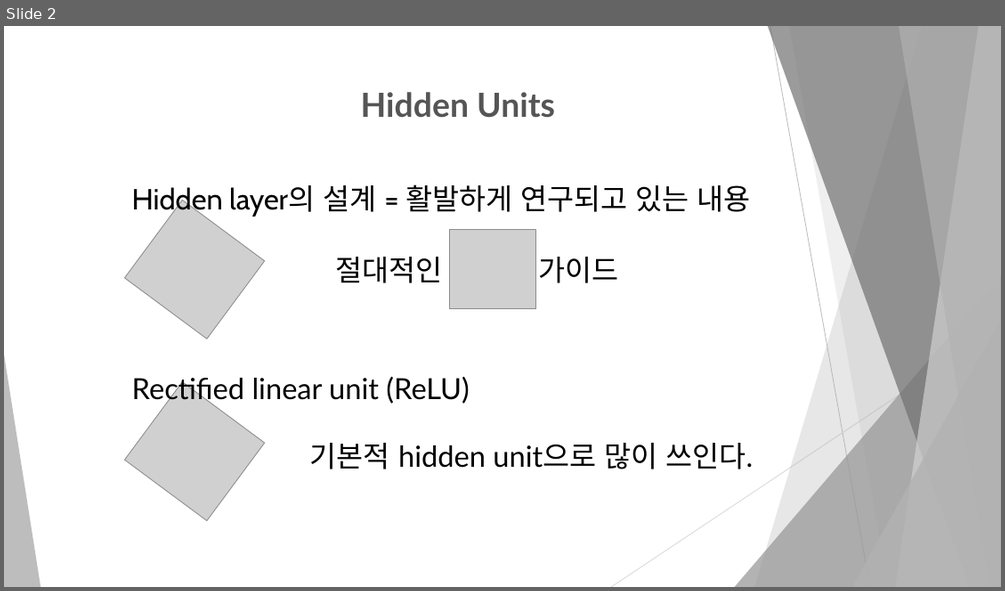
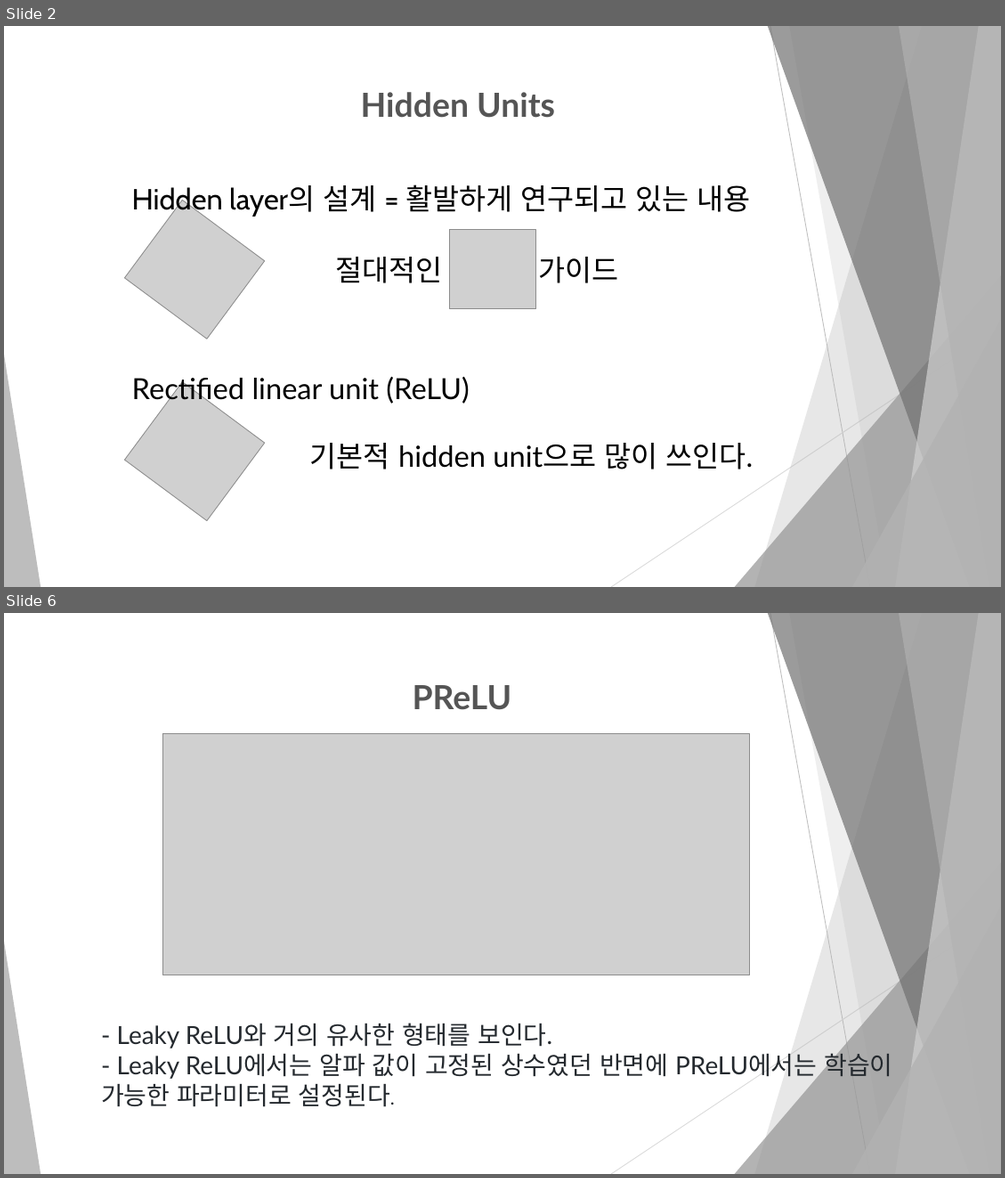
Before and after one commit to dbswl067/Machine-learning, a slide deck: 발표 자료/6.3 Hidden Units.pptx. Shown one above the other, each under a label of ours: slide 2 before the commit, slides 2 and 6 after it; the slides between them are not shown. The pictures are 1005x591 and 1005x1178 pixels, drawn with LibreOffice and Linux fonts; fonts in the diff are those of the drawing; grey boxes stand for pictures. Boxes give left, top, right and bottom in pixels: in the first picture for what was removed or moved away, otherwise in the second. Text is boxed around its words. In the diff, an @@ line names an element or a change of style, - is before the commit and + after.

```diff
--- a/발표 자료/6.3 Hidden Units.pptx
+++ b/발표 자료/6.3 Hidden Units.pptx
@@ slide 6 added at [4, 613, 1001, 1174], background #FFFFFF; not listed: 10 template elements that a slide beside it also shows @@
@@ text added at [413, 685, 512, 710], 32 pt, text #555555, bold @@
+PReLU
@@ picture added at [163, 733, 750, 976] @@
@@ text added at [101, 1022, 892, 1107], 24 pt, text #24292E @@
+- Leaky ReLU와 거의 유사한 형태를 보인다.
+- Leaky ReLU에서는 알파 값이 고정된 상수였던 반면에 PReLU에서는 학습이 가능한 파라미터로 설정된다.
```
Also in this commit, not shown: 11 other slides added, 7 slides removed, 1 other file.
